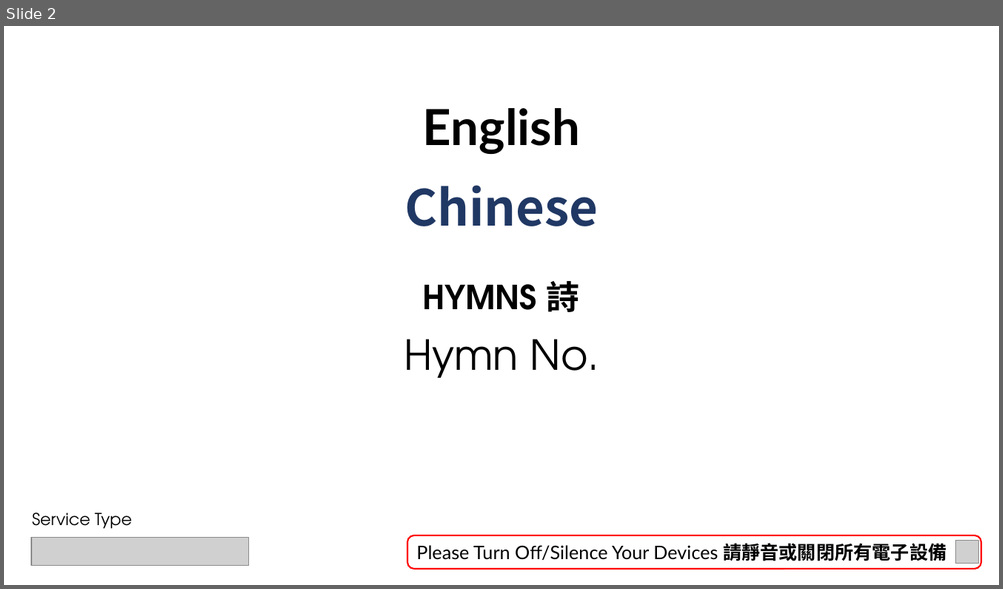
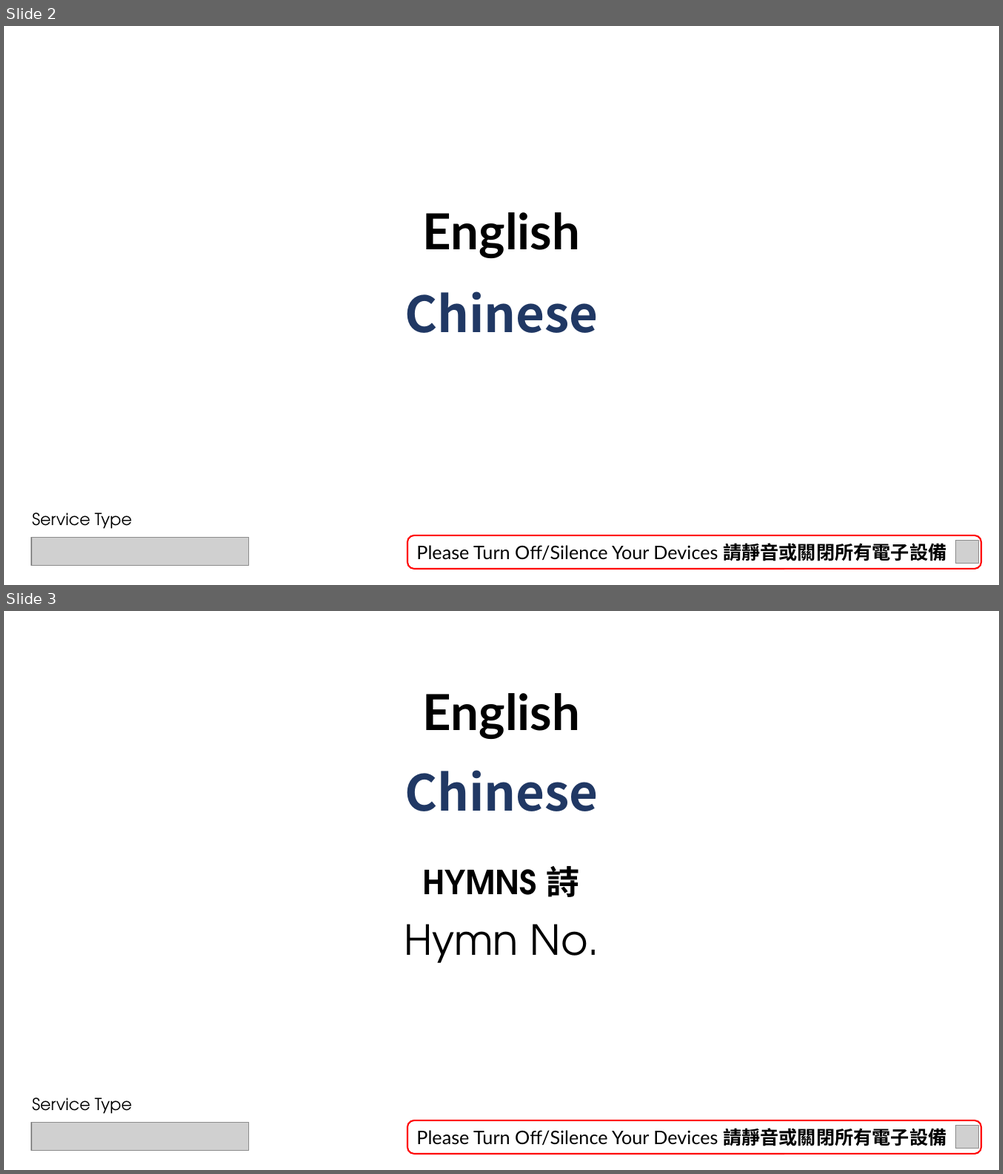
Before and after one commit to calebchanwy/tjc-powerpoint, a slide deck: TJCPowerPoint/bin/Debug/Files/ServiceWidescreen.pptx. Shown one above the other, each under a label of ours: slide 2 before the commit, slides 2 and 3 after it. The pictures are 1003x589 and 1003x1174 pixels, drawn with LibreOffice and Linux fonts; fonts in the diff are those of the drawing; grey boxes stand for pictures; background and template pictures are left out. Boxes give left, top, right and bottom in pixels: in the first picture for what was removed or moved away, otherwise in the second. Text is boxed around its words. In the diff, an @@ line names an element or a change of style, - is before the commit and + after.

```diff
--- a/TJCPowerPoint/bin/Debug/Files/ServiceWidescreen.pptx
+++ b/TJCPowerPoint/bin/Debug/Files/ServiceWidescreen.pptx
@@ slide 2 added at bbox=[4, 26, 999, 585], background picture (left out) @@
@@ text added at bbox=[423, 212, 580, 258], 48 pt, text #000000, bold @@
+English
@@ text added at bbox=[404, 292, 598, 333], 48 pt, text #203864, bold @@
+Chinese
@@ text added at bbox=[32, 513, 132, 529], 16 pt, text #000000 @@
+Service Type
@@ rounded rectangle added at bbox=[407, 536, 982, 569], outline #FF0000 1.5 pt, 18 pt, text #000000 @@
+Please Turn Off/Silence Your Devices 請靜音或關閉所有電子設備
@@ picture added at bbox=[31, 538, 249, 566] @@
@@ picture added at bbox=[956, 541, 979, 564] @@
@@ what was slide 2 is now slide 3 @@
```
Also in this commit, not shown: 2 slides changed, 23 other files.
